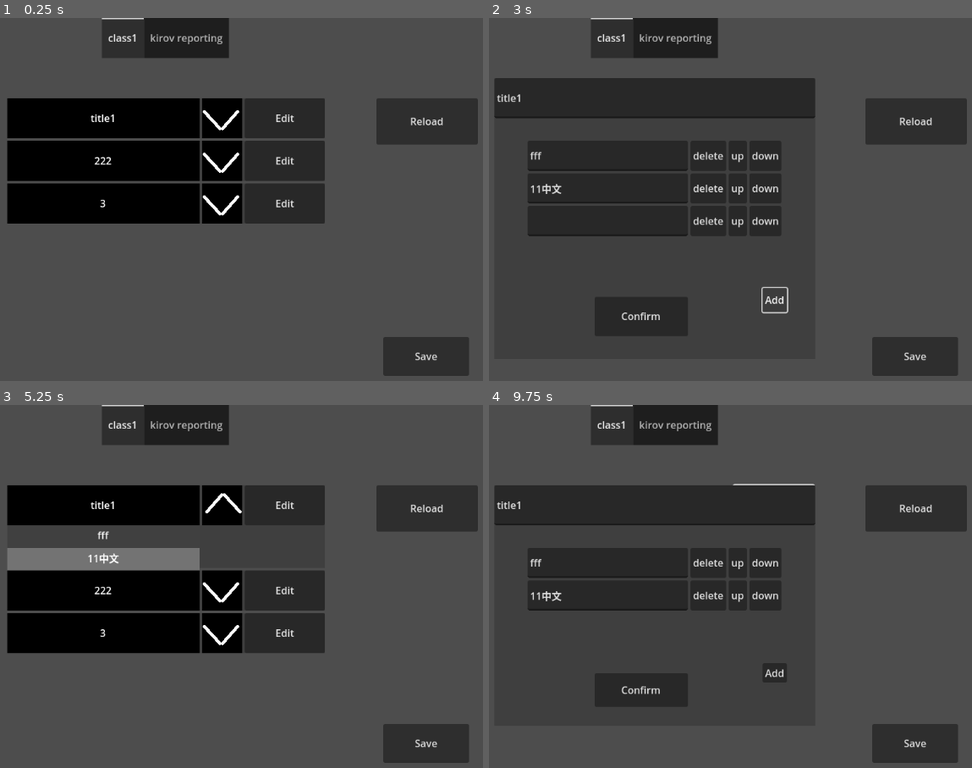
Above: before the commit, frames 1-4 (two rows, left to right).
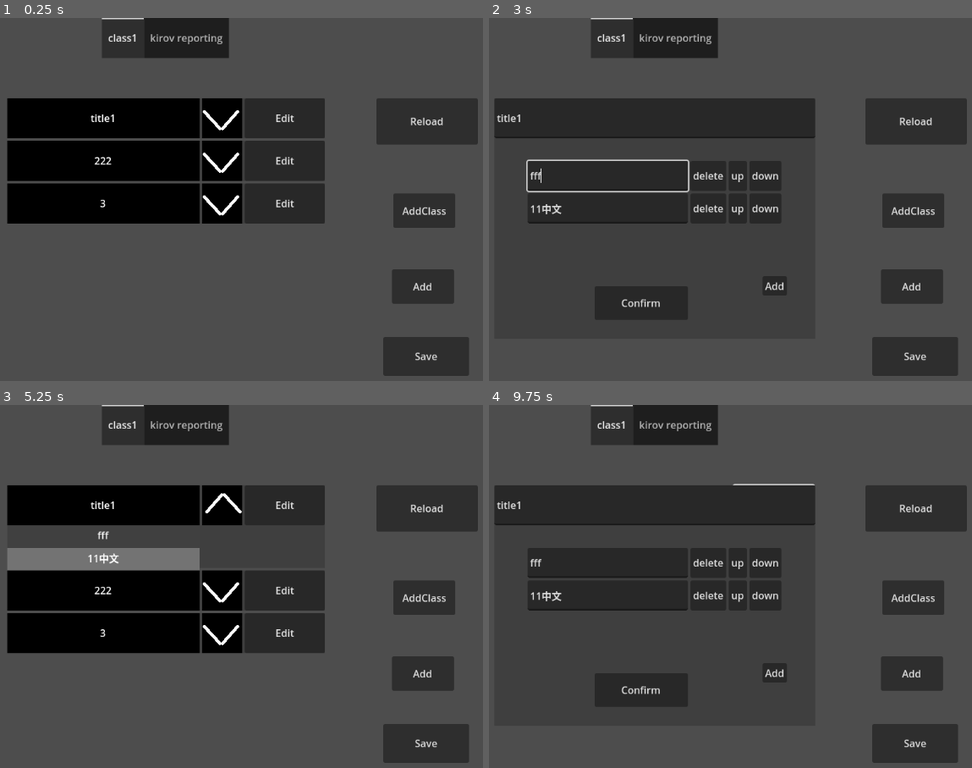
Above: after the commit, the same moments.

Repository: lfoxhlnut/KeyManager
Game: Godot game, scene res://ui/main.tscn
The game is run twice, just before and just after one commit, with the same random seed, the same clock (stepped at 60 frames per second) and the same inputs.
Inputs (mouse positions are in pixels of both pictures, inside the frame that each line leads up to):
- Up to frame 1 (0.25 s): no input
- Up to frame 2 (3 s): click "Edit" at 0.5 s; click "222" at 1.25 s; click (914, 210) at 2 s, where only the run after the commit has a clickable "AddClass"; click "Add" at 2.75 s
- Up to frame 3 (5.25 s): click "Confirm" at 3.5 s; click "title1" at 4.25 s; click (222, 506) at 5.02 s
- Up to frame 4 (9.75 s): click "11中文" at 5.75 s; click "fff" at 6.5 s; click "3" at 7.25 s; click "title1" at 8 s; click (711, 506) at 8.77 s; click "Edit" at 9.5 s

The runs differ from the first frame. In frame 1, 2.3% of the frame differs, in the area x 81-95%, y 48-79%; in frame 2, 8.5%, in the area x 1-95%, y 16-84%; in frame 3, 2.3%; in frame 4, 2.3%.

Commit message:
add class completed, tmp_save deleted

Diff:
--- a/script/content.gd
+++ b/script/content.gd
@@ -1,6 +1,7 @@
 extends Control
 
 const ItemTscn := preload("res://ui/item.tscn")
+const EditWindowTscn = preload("res://ui/edit_window.tscn")
 
 var data_dict: Dictionary = {}:
 	set(v):
@@ -16,7 +17,8 @@
 	data_dict = {
 		"class1": [
 			Data.new("title1", ["fff", "11中文"]),
-			Data.new("222", ["password", "11中文"]),
+			#Data.new("222", ["password", "11中文"]),
+			Data.new("222", []),
 			Data.new("3", ["password", "11中文"]),
 		],
 		"kirov reporting": [
@@ -78,4 +80,48 @@
 
 
 func _on_reload_pressed() -> void:
+	# BUG: 现在 reload 之后 data.info 为空的 item 展开后也会显示 item.body
 	data_dict = Global.load_save()
+
+
+# _on_add_pressed 和 _on_add_class_pressed 都源自 item.gd 中一个函数, 可考虑封装
+func _on_add_pressed() -> void:
+	var ew: EditWindow = EditWindowTscn.instantiate()
+
+	ew.resized.connect(func():
+		ew.global_position = 0.5 * Global.WIN_SIZE - 0.5 * ew.size
+	)
+
+	ew.confirmed.connect(func(_data: Data):
+		var key := title.get_tab_title(title.current_tab)
+		(data_dict[key] as Array).append(_data)
+		_on_title_tab_changed(title.current_tab)
+
+		ew.queue_free()
+		Global.get_hud().exclusive_mouse = false
+	)
+	Global.get_hud().add_child(ew)
+	Global.get_hud().exclusive_mouse = true
+
+
+func _on_add_class_pressed() -> void:
+	var ew: EditWindow = EditWindowTscn.instantiate()
+
+	ew.resized.connect(func():
+		ew.global_position = 0.5 * Global.WIN_SIZE - 0.5 * ew.size
+	)
+
+	ew.confirmed.connect(func(_data: Data):
+		if not data_dict.has(_data.title):
+			title.add_tab(_data.title)
+			data_dict[_data.title] = []
+		for i: String in _data.info:
+			(data_dict[_data.title] as Array).append(Data.new(i))
+
+		initialize()	# 只设置 data_dict 的一个键, 会触发 setter 吗
+
+		ew.queue_free()
+		Global.get_hud().exclusive_mouse = false
+	)
+	Global.get_hud().add_child(ew)
+	Global.get_hud().exclusive_mouse = true
--- a/script/edit_window.gd
+++ b/script/edit_window.gd
@@ -1,3 +1,4 @@
+class_name EditWindow
 extends Panel
 
 signal confirmed(_data: Data)
--- a/script/item.gd
+++ b/script/item.gd
@@ -66,7 +66,7 @@
 
 
 func _on_edit_pressed() -> void:
-	var ew := EditWindowTscn.instantiate()
+	var ew: EditWindow = EditWindowTscn.instantiate()
 	ew.data = data
 
 	ew.resized.connect(func():
--- a/ui/main.tscn
+++ b/ui/main.tscn
@@ -46,9 +46,33 @@
 "
 metadata/_edit_use_anchors_ = true
 
+[node name="AddClass" type="Button" parent="Content"]
+layout_mode = 1
+anchors_preset = -1
+anchor_left = 0.836111
+anchor_top = 0.4375
+anchor_right = 0.927778
+anchor_bottom = 0.523438
+offset_left = 6.10352e-05
+text = "AddClass"
+metadata/_edit_use_anchors_ = true
+
+[node name="Add" type="Button" parent="Content"]
+layout_mode = 1
+anchors_preset = -1
+anchor_left = 0.834259
+anchor_top = 0.626562
+anchor_right = 0.925926
+anchor_bottom = 0.7125
+offset_left = 6.10352e-05
+text = "Add"
+metadata/_edit_use_anchors_ = true
+
 [node name="HUD" parent="." instance=ExtResource("3_tn6l6")]
 
 [connection signal="resized" from="Content/Title" to="Content" method="_on_title_resized"]
 [connection signal="tab_changed" from="Content/Title" to="Content" method="_on_title_tab_changed"]
 [connection signal="pressed" from="Content/Save" to="Content" method="_on_save_pressed"]
 [connection signal="pressed" from="Content/Reload" to="Content" method="_on_reload_pressed"]
+[connection signal="pressed" from="Content/AddClass" to="Content" method="_on_add_class_pressed"]
+[connection signal="pressed" from="Content/Add" to="Content" method="_on_add_pressed"]
Binary file removed: tmp_save.txt
